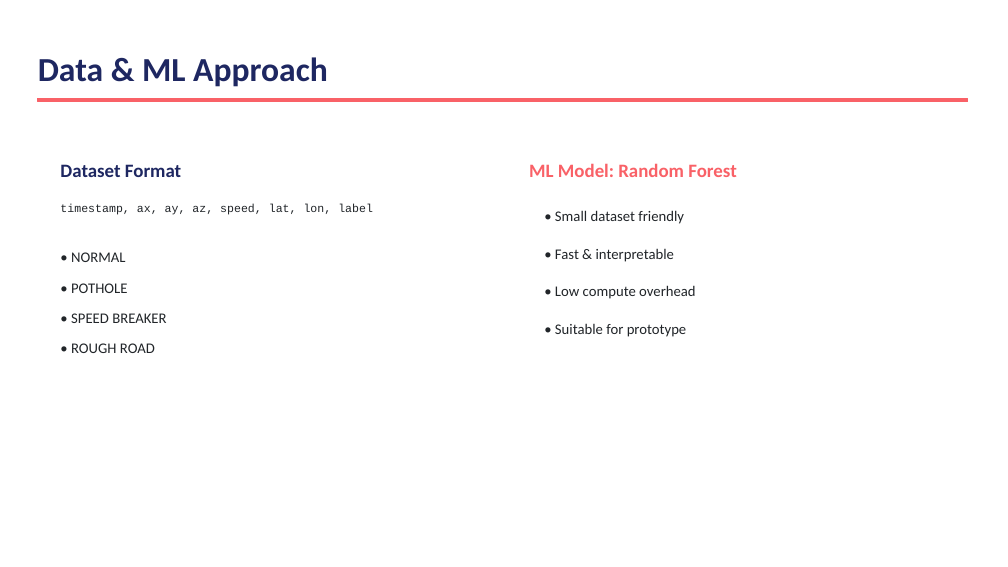
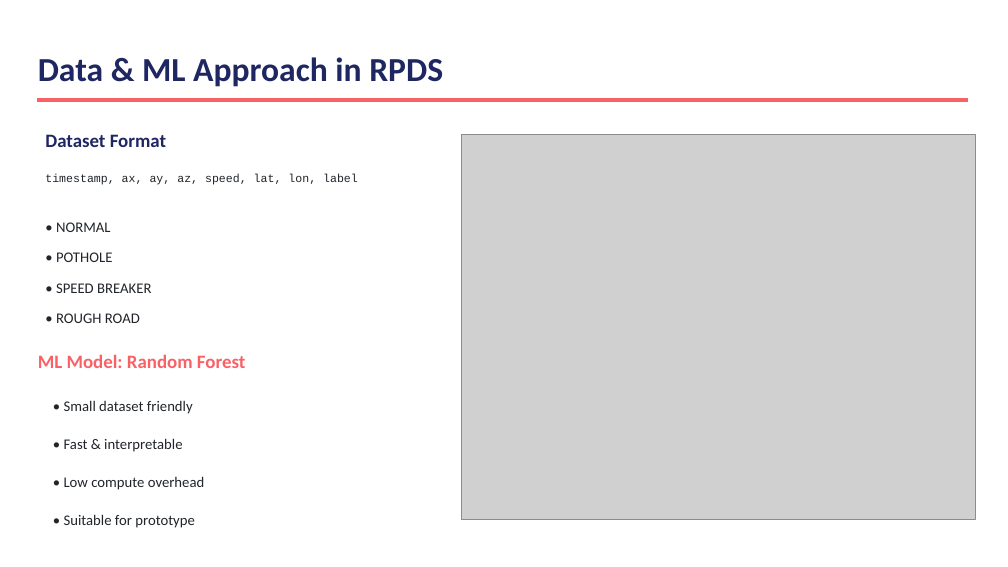
Before and after one commit to yahyazoom17/RPDS, a slide deck: slide 7 of pothole-review.pptx (slide 8 before the commit). Drawn at 1008x567 pixels with LibreOffice and Linux fonts; fonts in the diff are those of the drawing; grey boxes stand for pictures. Boxes give left, top, right and bottom in pixels: in the first picture for what was removed or moved away, otherwise in the second. Text is boxed around its words. In the diff, an @@ line names an element or a change of style, - is before the commit and + after.

```diff
--- a/pothole-review.pptx
+++ b/pothole-review.pptx
@@ text at box(38, 57, 443, 87): text changed @@
-Data & ML Approach
+Data & ML Approach in RPDS
@@ picture added at box(461, 134, 975, 520) @@
@@ 6 texts: place and size @@
-6 texts at box(60, 164, 373, 353)
+6 texts at box(45, 134, 358, 323)
@@ 5 texts: place and size @@
-5 texts at box(529, 163, 736, 337)
+5 texts at box(38, 354, 245, 528)
```
Also in this commit, not shown: 10 other slides changed, 2 slides removed, 24 other files.
